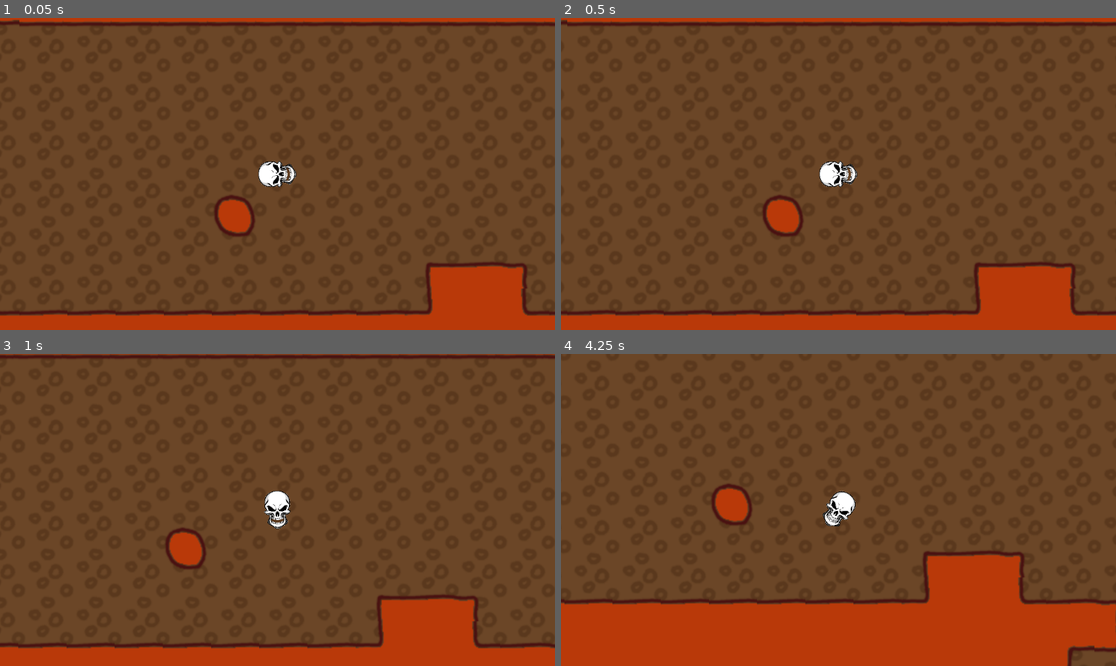
Above: before the commit, frames 1-4 (two rows, left to right).
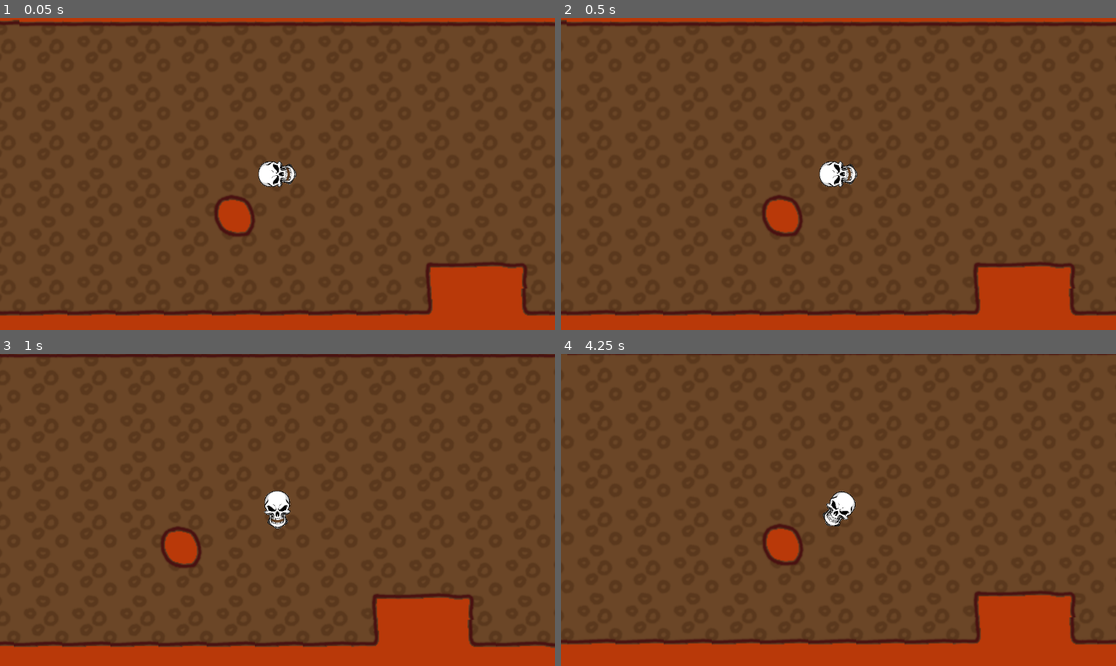
Above: after the commit, the same moments.

Repository: StarikTenger/HellRacing2024
Game: Godot game, scene res://main.tscn
Two runs of this game, one before a commit and one after it. Both use one fixed random seed, a clock stepped at 60 frames per second and the inputs below.
Inputs:
- Up to frame 1 (0.05 s): no input
- Up to frame 2 (0.5 s): no input
- Up to frame 3 (1 s): hold D (right) from 0.53 s (still down)
- Up to frame 4 (4.25 s): release D (right) at 1.28 s; hold Down (down) 1.28-2.03 s; hold D (right) 2.03-3.53 s; hold A (left) from 3.53 s (still down)

Frame 1 is identical in both runs. In frame 2, 0.1% of the frame differs, in the area x 1-93%, y 0-96%; in frame 3, 2.7%; in frame 4, 17%, in the area x 0-100%, y 0-100%.

Commit message:
refactored skull dynamics

Diff:
--- a/scripts/Skull.gd
+++ b/scripts/Skull.gd
@@ -1,27 +1,33 @@
 extends CharacterBody2D
 
-@export var force : float = 100
-@export var basic_speed : float = 200
+@export var force : float
+@export var basic_force : float = 200
 @export var turn_speed : float = 5
-@export var speed_threshold : float = 1000
-@export var friction_k : float = 2.5
+@export var force_threshold : float = 1000
+@export var friction_k : float
+@export var basic_friction_k : float = 5
 @export var turn_smoothness : float = 0.1
 @export var target_rotation : float = 0.0
+@export var heat : float = 0.0 # Takes values from 0 to 1
+@export var overheat_time : float = 5 # Time in seconds to overheat (when heat = 1)
 
 
 var acceleration_on = true
 
 func change_speed(delta):
-	force *= pow(1.2, delta)
-	if force > speed_threshold:
-		force = speed_threshold
+	heat += delta / overheat_time
+	if heat > 1:
+		heat = 1
 
 func slow_down():
 	acceleration_on = false
-	force = basic_speed
+	heat = 0
 	$Cooldown.start()
 
 func _physics_process(delta):
+	force = basic_force * pow(10, heat)
+	friction_k = basic_friction_k * pow(0.1, heat)
+
 	# Acceleration
 	var direction : Vector2 = Vector2(1, 0).rotated(rotation)
 	if acceleration_on :
@@ -31,6 +37,7 @@
 	# Friction
 	var direction_k : float = (1 - abs(velocity.normalized().dot(direction)))
 	velocity -= velocity * direction_k * friction_k * delta;
+	velocity += direction * direction_k * delta * basic_force
 
 	# Rotation control
 	if Input.is_action_pressed("left"):
@@ -51,7 +58,6 @@
 	position = $"../StartPosition".position
 	print(position)
 	get_node("SkullAnimation").play()
-	force = basic_speed
 
 # Called every frame. 'delta' is the elapsed time since the previous frame.
 func _process(delta):
